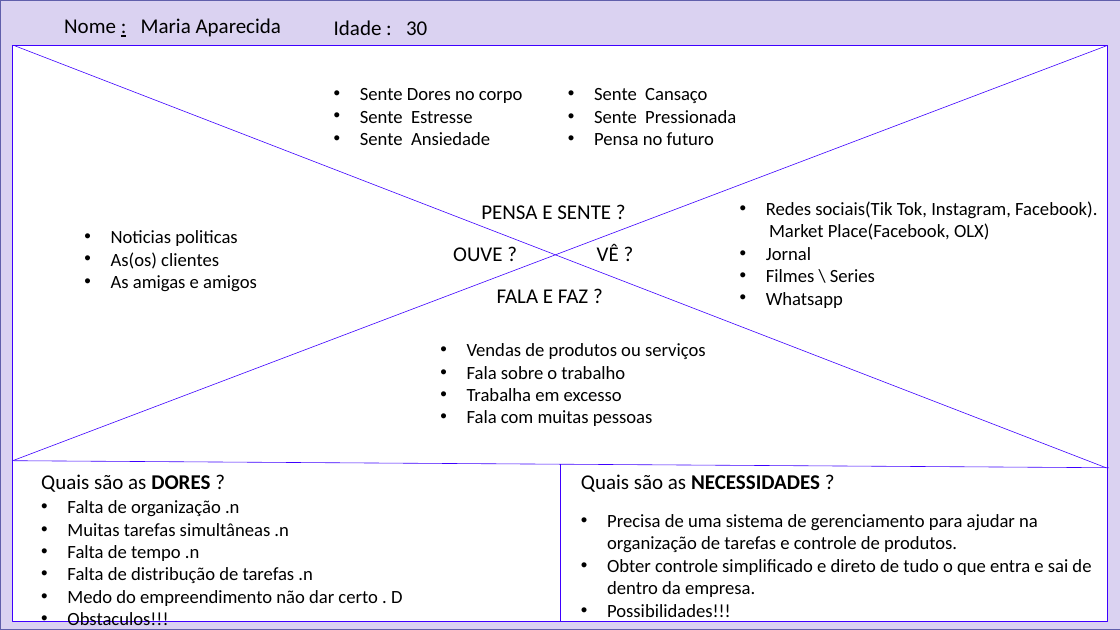
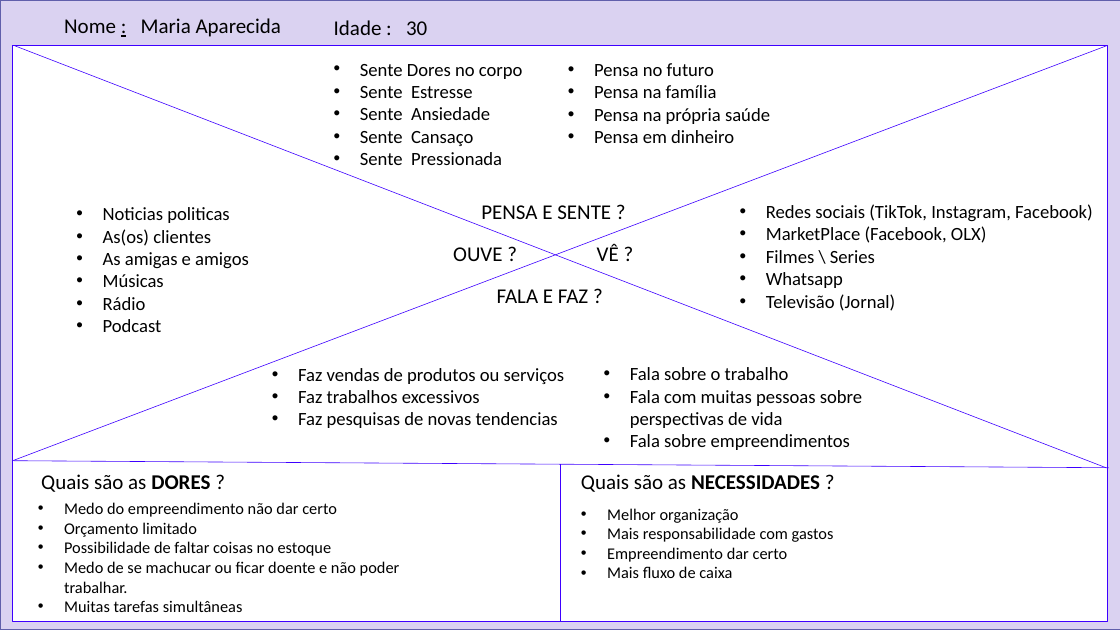
Before and after one commit to ogabrielalves/Sollute, a slide deck: slide 6 of Apresentação/Apresentação-Sollute.pptx. Drawn at 1120x630 pixels with LibreOffice and Linux fonts; fonts in the diff are those of the drawing. Boxes give left, top, right and bottom in pixels: in the first picture for what was removed or moved away, otherwise in the second. Text is boxed around its words. In the diff, an @@ line names an element or a change of style, - is before the commit and + after.

Commit message:
Att apresentacao

```diff
--- a/Apresentação/Apresentação-Sollute.pptx
+++ b/Apresentação/Apresentação-Sollute.pptx
@@ text "Sente Dores no corpo" moved from (x1=360, y1=88, x2=523, y2=145) to (x1=360, y1=64, x2=523, y2=165) @@
@@ text "Pensa no futuro" moved from (x1=594, y1=88, x2=736, y2=145) to (x1=594, y1=63, x2=770, y2=143) @@
@@ text at (x1=594, y1=88, x2=736, y2=123): paragraphs removed @@
-• Sente Cansaço
-• Sente Pressionada
@@ text at (x1=594, y1=85, x2=770, y2=143): paragraphs added @@
+• Pensa na família
+• Pensa na própria saúde
+• Pensa em dinheiro
@@ text at (x1=360, y1=131, x2=502, y2=165): paragraphs added @@
+• Sente Cansaço
+• Sente Pressionada
@@ text "Noticias politicas" moved from (x1=111, y1=230, x2=257, y2=292) to (x1=103, y1=207, x2=249, y2=332) @@
@@ text at (x1=766, y1=204, x2=1093, y2=243): text changed @@
-• Redes sociais(Tik Tok, Instagram, Facebook).
-Market Place(Facebook, OLX)
-• Jornal
+• Redes sociais (TikTok, Instagram, Facebook)
+• MarketPlace (Facebook, OLX)
@@ text at (x1=103, y1=274, x2=164, y2=332): paragraphs added @@
+• Músicas
+• Rádio
+• Podcast
@@ text at (x1=766, y1=294, x2=895, y2=311): paragraph added @@
+• Televisão (Jornal)
@@ text at (x1=298, y1=368, x2=565, y2=428): text changed @@
-• Vendas de produtos ou serviços
-• Fala sobre o trabalho
-• Trabalha em excesso
-• Fala com muitas pessoas
+• Faz vendas de produtos ou serviços
+• Faz trabalhos excessivos
+• Faz pesquisas de novas tendencias
@@ text added at (x1=630, y1=367, x2=862, y2=450), 16 pt, text #000000 @@
+• Fala sobre o trabalho
+• Fala com muitas pessoas sobre perspectivas de vida
+• Fala sobre empreendimentos
@@ text at (x1=64, y1=502, x2=400, y2=612): text changed; size 16 to 14 pt @@
-• Falta de organização .n
-• Muitas tarefas simultâneas .n
-• Falta de tempo .n
-• Falta de distribução de tarefas .n
-• Medo do empreendimento não dar certo . D
-• Obstaculos!!!
+• Medo do empreendimento não dar certo
+• Orçamento limitado
+• Possibilidade de faltar coisas no estoque
+• Medo de se machucar ou ficar doente e não poder trabalhar.
+• Muitas tarefas simultâneas
@@ text at (x1=607, y1=508, x2=834, y2=578): text changed; size 16 to 14 pt @@
-• Precisa de uma sistema de gerenciamento para ajudar na organização de tarefas e controle de produtos.
-• Obter controle simplificado e direto de tudo o que entra e sai de dentro da empresa.
-• Possibilidades!!!
+• Melhor organização
+• Mais responsabilidade com gastos
+• Empreendimento dar certo
+• Mais fluxo de caixa
```
